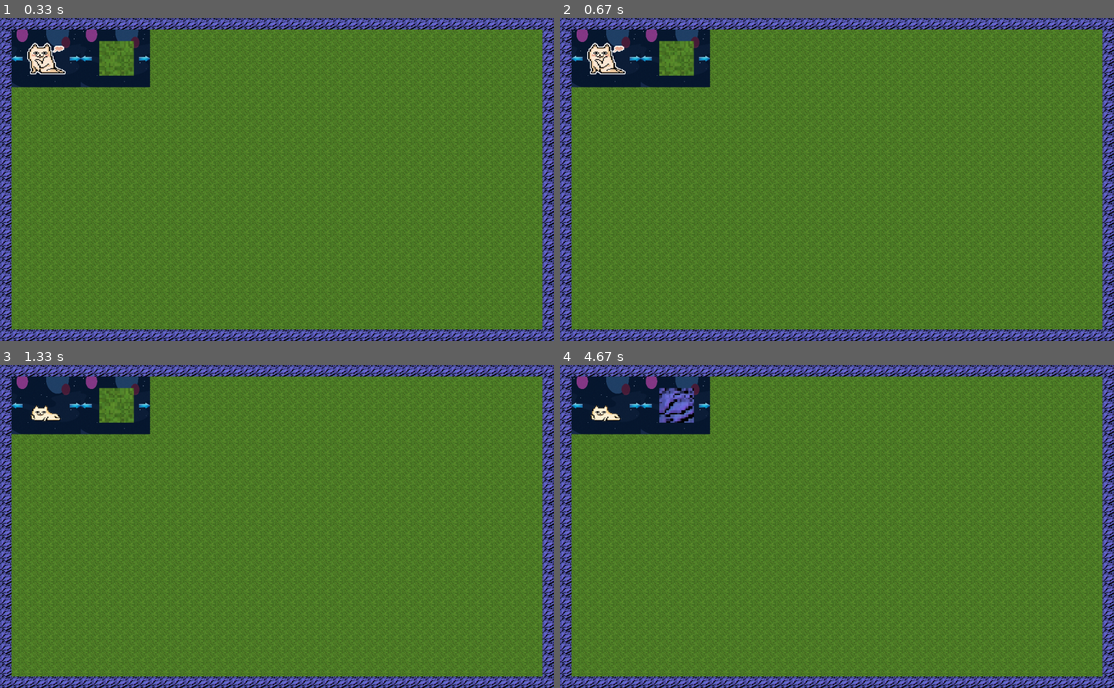
Above: before the commit, frames 1-4 (two rows, left to right).
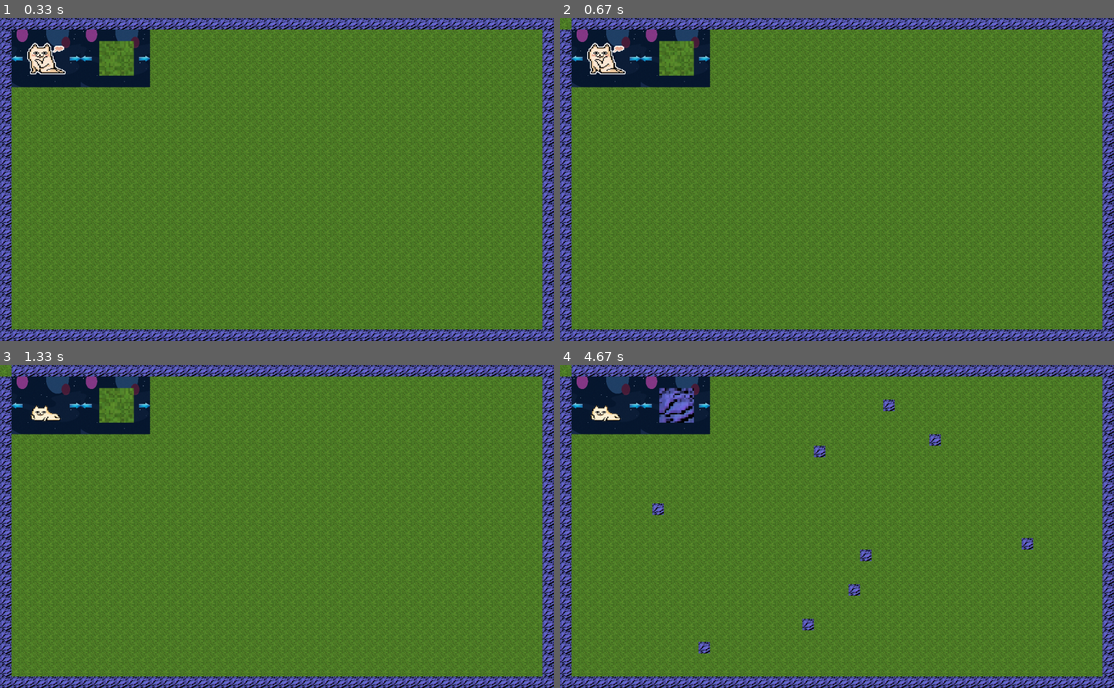
Above: after the commit, the same moments.

Repository: nataliadolina/pygame_project
Game: pygame game, started from game.py
Two runs of this game, one before a commit and one after it. Both use one fixed random seed, a clock stepped at 60 frames per second and the inputs below.
Inputs (mouse positions are in pixels of both pictures, inside the frame that each line leads up to):
- Up to frame 1 (0.33 s): no input
- Up to frame 2 (0.67 s): click (565, 24) at 0.38 s
- Up to frame 3 (1.33 s): click (72, 403) at 0.72 s; click (16, 403) at 1.05 s
- Up to frame 4 (4.67 s): click (704, 403) at 1.38 s; press the mouse at (925, 371) at 1.7 s; move the mouse to (870, 410) at 1.8 s; release the mouse at (814, 448) at 1.93 s; press the mouse at (576, 403) at 2.03 s; move the mouse to (643, 526) at 2.13 s; release the mouse at (704, 646) at 2.27 s; press the mouse at (670, 371) at 2.37 s; move the mouse to (781, 387) at 2.47 s; release the mouse at (892, 406) at 2.6 s; press the mouse at (969, 371) at 2.7 s; move the mouse to (947, 406) at 2.8 s; release the mouse at (931, 442) at 2.93 s; press the mouse at (809, 371) at 3.03 s; move the mouse to (803, 497) at 3.13 s; release the mouse at (803, 626) at 3.27 s; press the mouse at (670, 371) at 3.37 s; move the mouse to (659, 436) at 3.47 s; release the mouse at (654, 503) at 3.6 s; press the mouse at (897, 371) at 3.7 s; move the mouse to (964, 458) at 3.8 s; release the mouse at (1025, 549) at 3.93 s; press the mouse at (565, 371) at 4.03 s; move the mouse to (709, 478) at 4.13 s; release the mouse at (853, 584) at 4.27 s; press the mouse at (576, 403) at 4.37 s; move the mouse to (720, 481) at 4.47 s; release the mouse at (864, 555) at 4.6 s

Frame 1 is identical in both runs. In frame 2, less than 0.1% of the frame differs, in the area x 0-3%, y 0-4%; in frame 3, less than 0.1%; in frame 4, 0.8%, in the area x 0-86%, y 0-90%.

Commit message:
-'Set the block' is ready.

Diff:
--- a/game.py
+++ b/game.py
@@ -27,7 +27,7 @@
 
 
 blocks1 = [pygame.transform.scale(load_image("grass.jpg"), (25, 25)),
-          pygame.transform.scale(load_image("block1.jpg"), (25, 25))]
+           pygame.transform.scale(load_image("block1.jpg"), (25, 25))]
 
 
 class Blocks(pygame.sprite.Sprite):
@@ -40,8 +40,9 @@
         self.rect = self.image.get_rect()
         self.rect = self.rect.move(25 * n2, 25 * n1)
 
-    def move_rect(self, x, y):
-        self.rect = self.rect.move(x, y)
+    def get_event(self, event, block_pic):
+        if self.rect.collidepoint(event.pos):
+            self.image = pygame.transform.scale(block_pic, (25, 25))
 
     def check_pic(self, k1, k2):
         if k1 == 0 or k2 == 0 or k1 == y // 25 - 1 or k2 == x // 25 - 1:
@@ -117,7 +118,6 @@
             return pic
 
 
-
 def create_level():
     blocks = pygame.sprite.Group()
     all_sprites = pygame.sprite.Group()
@@ -174,6 +174,8 @@
                     block = pic
                 flag3 = False
                 flag4 = False
+                for i in blocks:
+                    i.get_event(event, block)
         pygame.display.flip()
 
 
